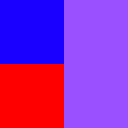
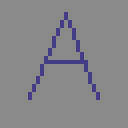
Two versions of the same layered image (128×128). Layer-by-layer changes:
renamed "top layer" to "A", painted on it over <box>0,0,128,128</box>
renamed "Layer 1" to "B", painted on it over <box>64,0,128,128</box>
renamed "Layer 2" to "C", painted on it over <box>0,64,128,128</box>
renamed "Layer 3" to "D", painted on it over <box>0,0,128,128</box>
renamed "Layer 4" to "E", painted on it over <box>0,0,128,128</box>
